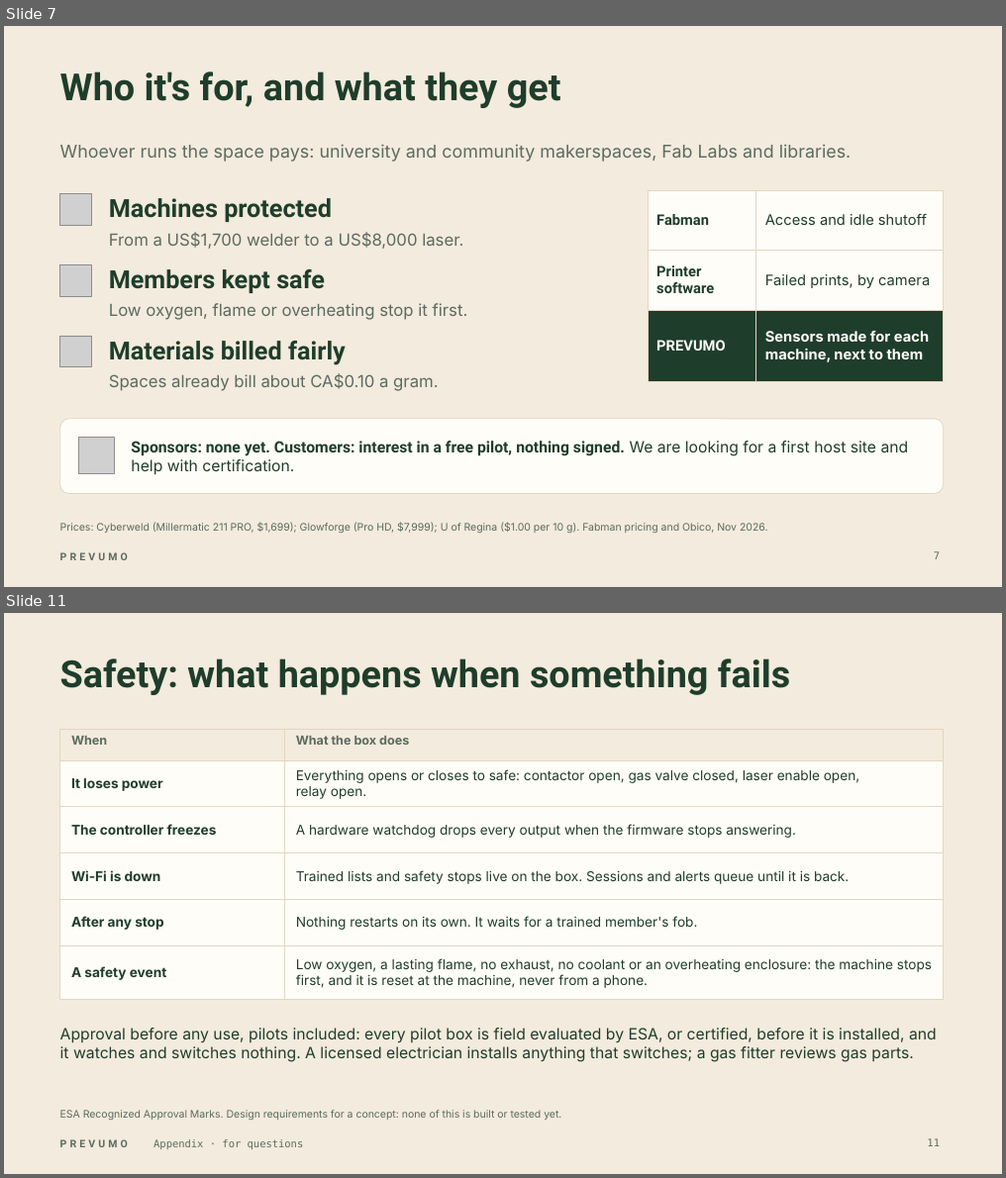
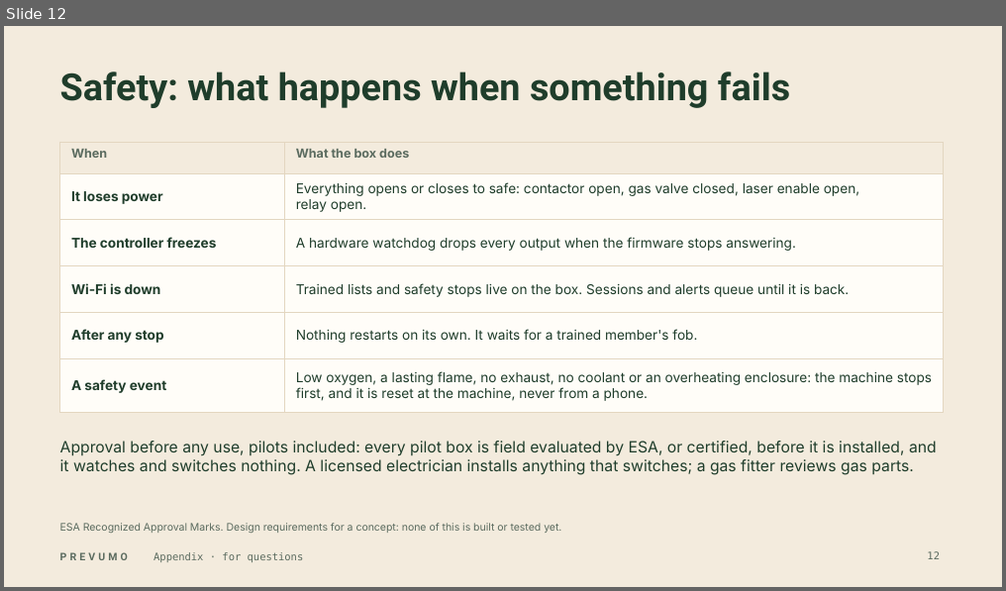
Before and after one commit to WAHB22/wahbs-world, a slide deck: prevumo/deliverables/final/PREVUMO-final.pptx. Shown one above the other, each under a label of ours: slides 7 and 11 before the commit, slide 12 after it; the slides between them are not shown. The pictures are 1006x1178 and 1006x591 pixels, drawn with LibreOffice and Linux fonts; fonts in the diff are those of the drawing; grey boxes stand for pictures. Boxes give left, top, right and bottom in pixels: in the first picture for what was removed or moved away, otherwise in the second. Text is boxed around its words. In the diff, an @@ line names an element or a change of style, - is before the commit and + after.

```diff
--- a/prevumo/deliverables/final/PREVUMO-final.pptx
+++ b/prevumo/deliverables/final/PREVUMO-final.pptx
@@ slide 7 removed at bbox=[4, 26, 1002, 587], background #F3EBDD; not listed: 1 template element that a slide beside it also shows @@
@@ title removed at bbox=[60, 72, 561, 108] @@
-Who it's for, and what they get
@@ text removed at bbox=[60, 144, 851, 162] @@
-Whoever runs the space pays: university and community makerspaces, Fab Labs and libraries.
@@ picture removed at bbox=[60, 193, 91, 225] @@
@@ text removed at bbox=[109, 198, 332, 222] @@
-Machines protected
@@ table removed at bbox=[648, 190, 944, 367], 3 rows, 2 columns @@
-Fabman | Access and idle shutoff
-Printer software | Failed prints, by camera
-PREVUMO | Sensors made for each machine, next to them
@@ text removed at bbox=[109, 232, 463, 249] @@
-From a US$1,700 welder to a US$8,000 laser.
@@ picture removed at bbox=[60, 265, 91, 296] @@
@@ text removed at bbox=[109, 270, 325, 293] @@
-Members kept safe
@@ text removed at bbox=[109, 303, 468, 320] @@
-Low oxygen, flame or overheating stop it first.
@@ picture removed at bbox=[60, 336, 91, 368] @@
@@ text removed at bbox=[109, 341, 346, 366] @@
-Materials billed fairly
@@ text removed at bbox=[109, 374, 438, 391] @@
-Spaces already bill about CA$0.10 a gram.
@@ rounded rectangle removed at bbox=[60, 419, 944, 494] @@
@@ picture removed at bbox=[79, 438, 115, 473] @@
@@ text removed at bbox=[131, 441, 909, 475] @@
-Sponsors: none yet. Customers: interest in a free pilot, nothing signed. We are looking for a first host site and help with certification.
@@ text removed at bbox=[60, 523, 768, 533] @@
-Prices: Cyberweld (Millermatic 211 PRO, $1,699); Glowforge (Pro HD, $7,999); U of Regina ($1.00 per 10 g). Fabman pricing and Obico, Nov 2026.
@@ page number removed at bbox=[934, 552, 940, 560] @@
-7
@@ what was slide 11 is now slide 12 @@
```
Also in this commit, not shown: 9 slides changed, 4 slides added, 2 other slides removed, 11 other files.
